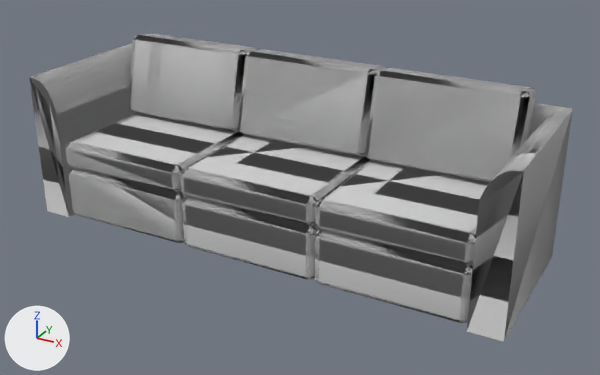
The OBJ model furnitures/amelie.obj: old version first, new version second.
Camera for both pictures: a camera (50 mm lens) standing at (3.99, -6.95, 4.03) and looking at (0.2, -0.06, 0.59). Lighting does not change. The marker at lower left points along +X, +Y and +Z. Where no turn or scale is listed for an object, it has been applied to the vertices.

The first picture shows 'Sofa1b3_1_1', 'Sofa1b3_1_4', 'Sofa1b4_2_2', 'Sofa1b4_2_5', 'Sofa1b5_3_3', 'Sofa1b5_3_6'.
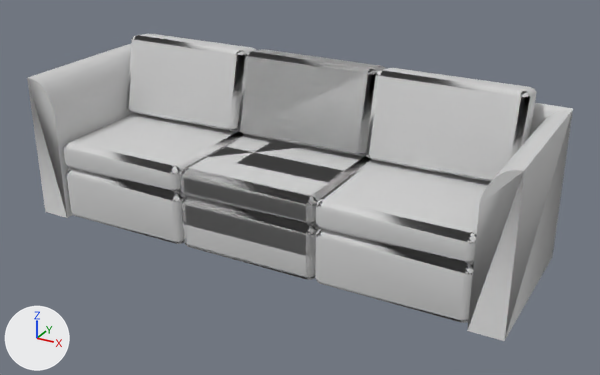
What differs and where, as boxes [x1, y1, x2, y2] in the pictures (600 x 375 px):
'Sofa1b4_2_2', deleted
    before: [315, 68, 572, 323]
'Sofa1b5_3_3', deleted
    before: [33, 33, 249, 243]

Patch to the scene script:
```diff
--- a/furnitures/amelie.obj.py
+++ b/furnitures/amelie.obj.py
@@ ob_sofa1b4_2_2 @@
-ob_sofa1b4_2_2 = bpy.data.objects.new('Sofa1b4_2_2', me_sofa1b4_2_2)
-ob_sofa1b4_2_2.location = (0.0, 0.0, 0.0)
@@ ob_sofa1b5_3_3 @@
-ob_sofa1b5_3_3 = bpy.data.objects.new('Sofa1b5_3_3', me_sofa1b5_3_3)
-ob_sofa1b5_3_3.location = (0.0, 0.0, 0.0)
```
